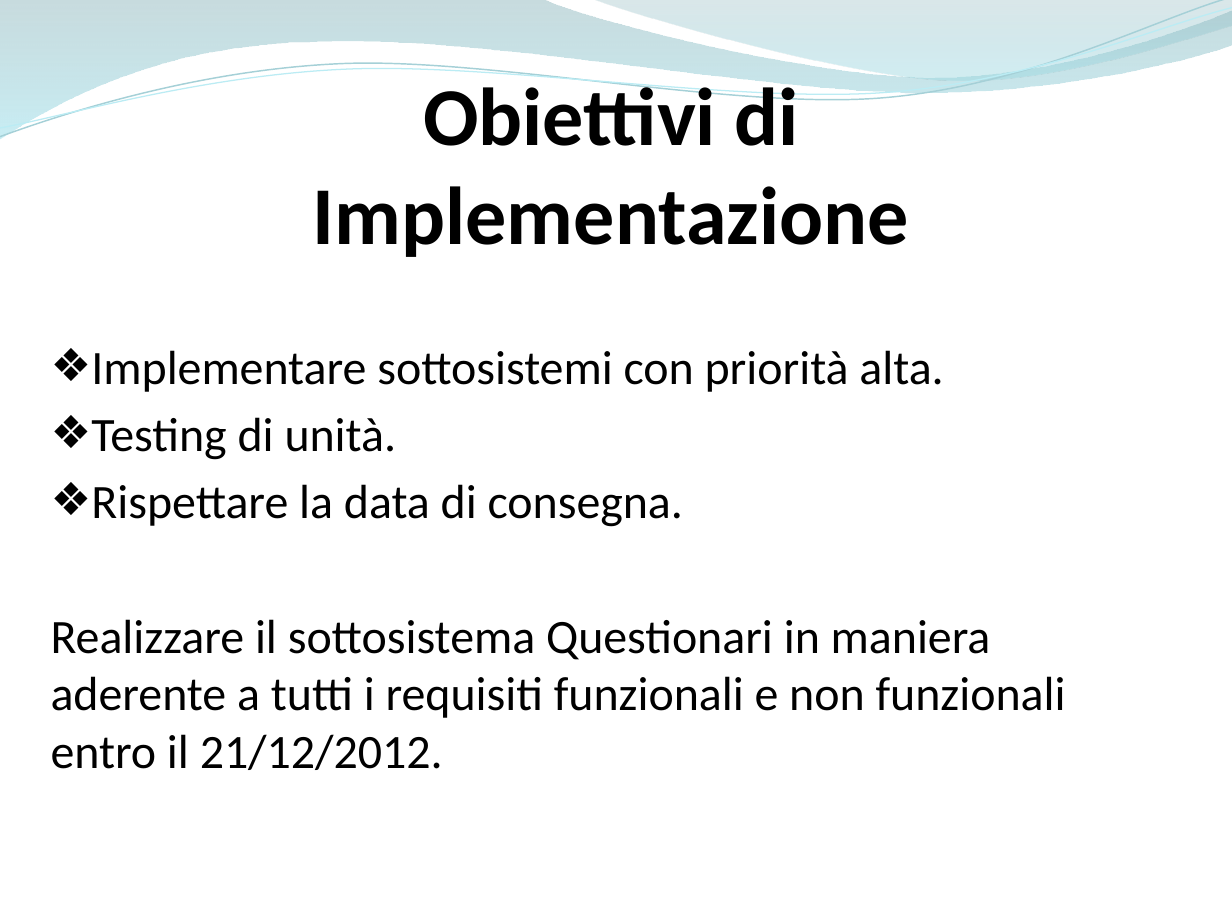
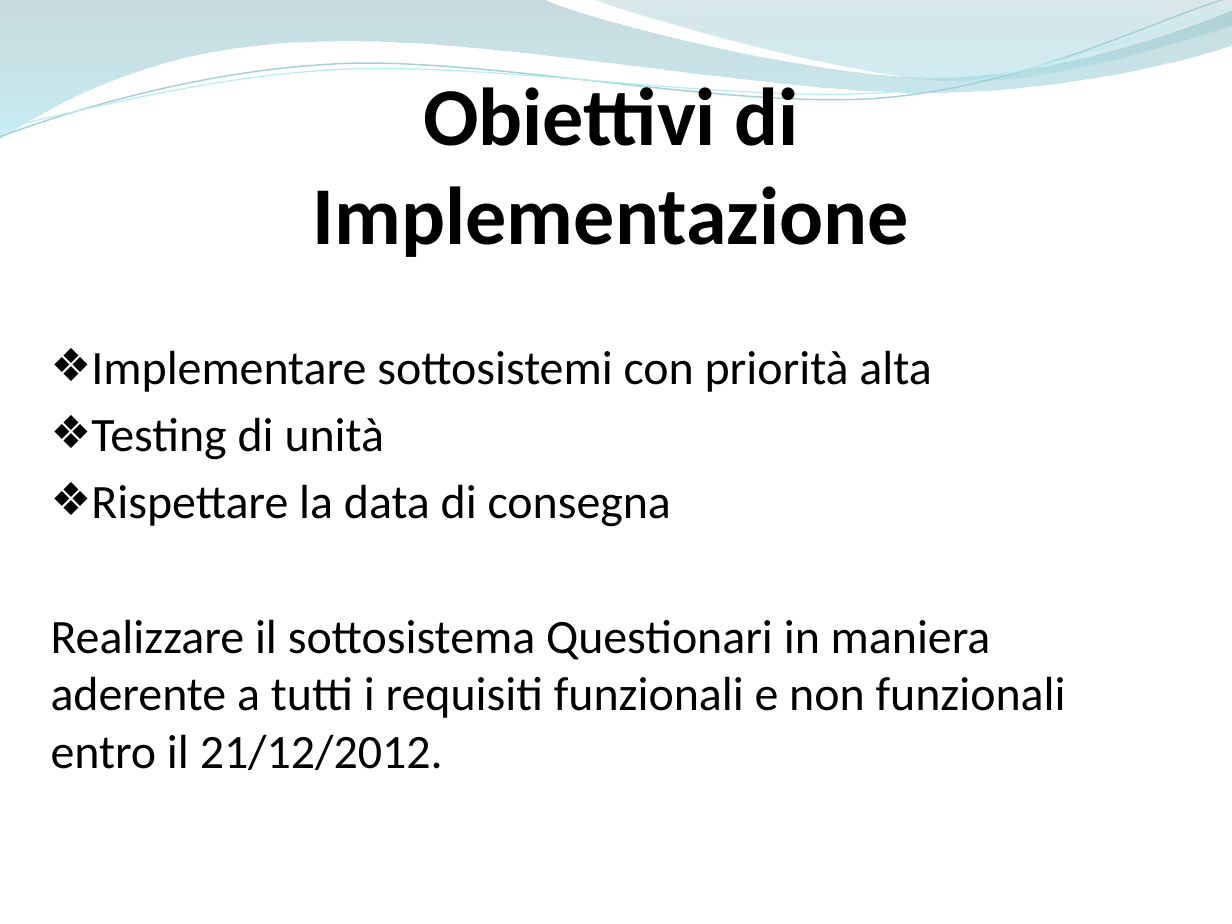
Before and after one commit to ammirate/at-silo, a slide deck: slide 29 of Presentazione/Atsilo3/Atsilo_H_PresentazioneFinale.pptx. Drawn at 1232x924 pixels with LibreOffice and Linux fonts; fonts in the diff are those of the drawing. Boxes give left, top, right and bottom in pixels: in the first picture for what was removed or moved away, otherwise in the second. Text is boxed around its words. In the diff, an @@ line names an element or a change of style, - is before the commit and + after.

```diff
--- a/Presentazione/Atsilo3/Atsilo_H_PresentazioneFinale.pptx
+++ b/Presentazione/Atsilo3/Atsilo_H_PresentazioneFinale.pptx
@@ text at [91, 350, 931, 527]: text changed @@
-❖ Implementare sottosistemi con priorità alta.
-❖ Testing di unità.
-❖ Rispettare la data di consegna.
+❖ Implementare sottosistemi con priorità alta
+❖ Testing di unità
+❖ Rispettare la data di consegna
```
Also in this commit, not shown: 5 other slides changed.
